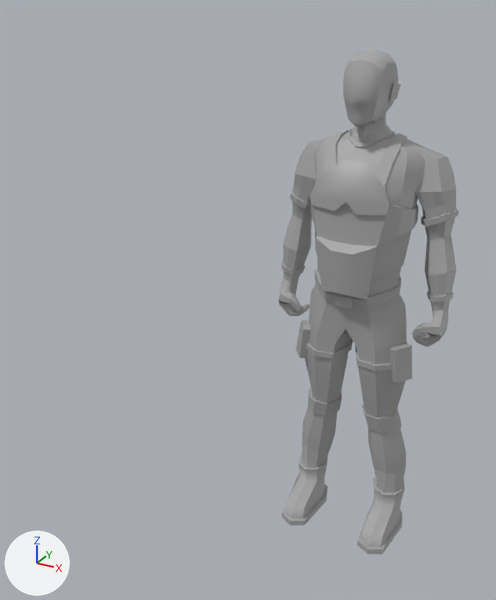
The FBX model Assets/Sample/Animation/Rocket/Rocket_Attack.fbx, before and after one commit.
Before and after are seen from a camera (50 mm lens) standing at (0.284, -0.954, 0.437) and looking at (-0.121, -0.217, 0.068). The axes (+X, +Y, +Z) are drawn at lower left. The lights are the same throughout. Mesh edges are drawn as thin lines on the coarser meshes. Where no turn or scale is listed for an object, it has been applied to the vertices.

Names of what the first picture shows: 'Man_4___1_:polySurface7'.
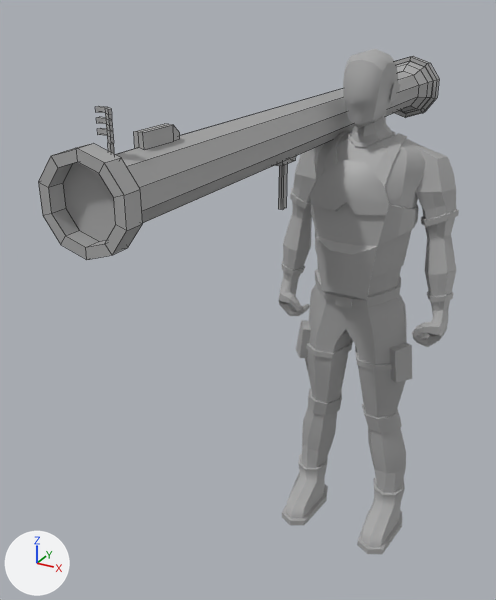
Where the change shows, as pixel boxes (x1, y1, x2, y2) in the pictures (496 x 600 px):
'weapon7:pCylinder2', added
    after: (39, 56, 439, 260)

Diff of the bpy script that builds the scene:
```diff
--- a/Assets/Sample/Animation/Rocket/Rocket_Attack.fbx.py
+++ b/Assets/Sample/Animation/Rocket/Rocket_Attack.fbx.py
@@ me_mesh_1 @@
+me_mesh_1.from_pydata(...)  # 229 vertices, 203 faces; spans x -0.05..0.044, y -0.407..0.432, z -0.117..0.065
+me_mesh_1.materials.append(mat_standardsurface1)  # grey #aaaaaa
@@ ob_weapon7_pcylinder2 @@
+ob_weapon7_pcylinder2 = bpy.data.objects.new('weapon7:pCylinder2', me_mesh_1)
+ob_weapon7_pcylinder2.location = (-0.059, -0.18, 0.299)
```
